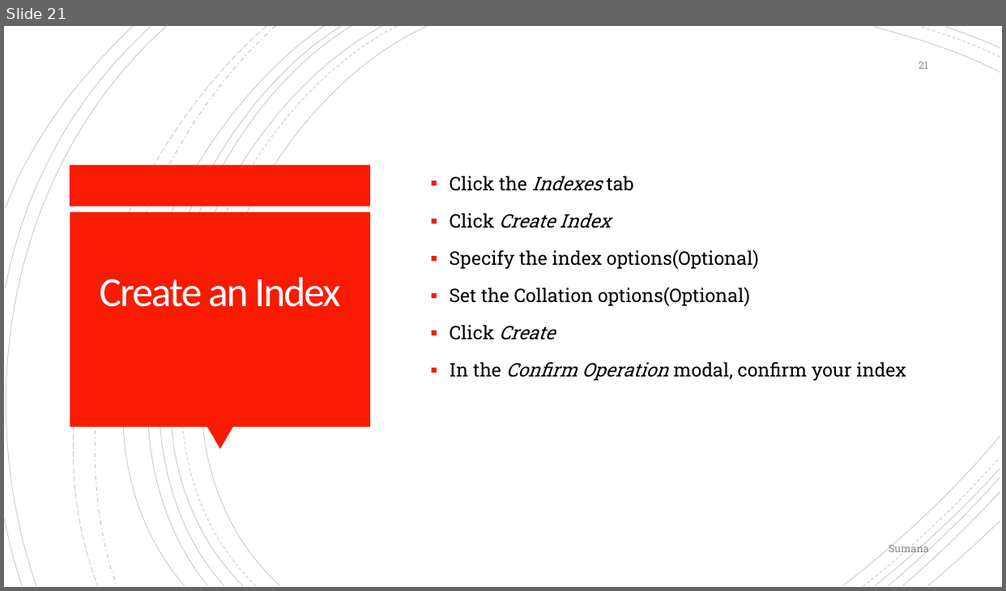
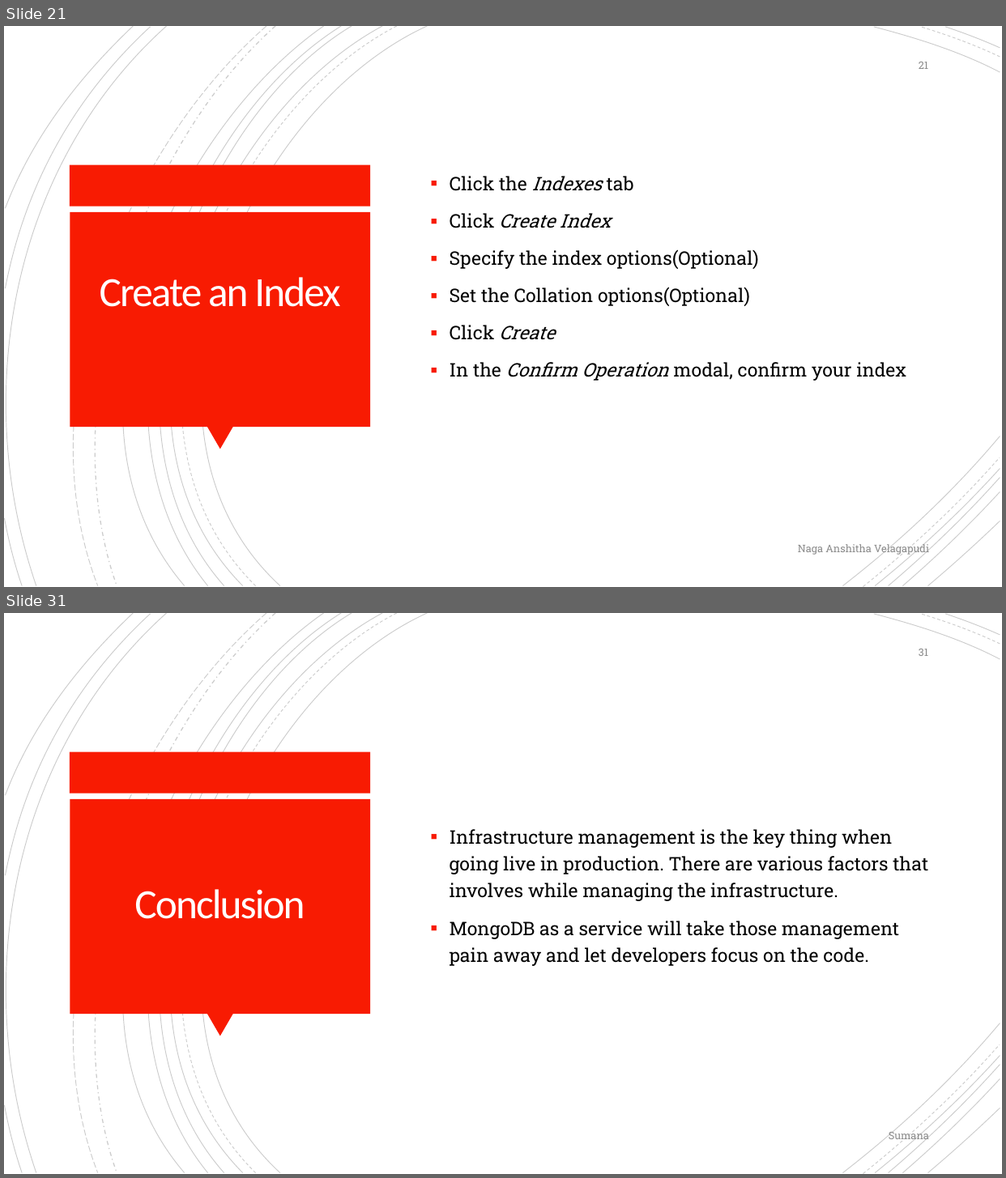
Before and after one commit to anshithavelagapudi/MongoDb-Project, a slide deck: MongoDB_with_Atlas.pptx. Shown one above the other, each under a label of ours: slide 21 before the commit, slides 21 and 31 after it; the slides between them are not shown. The pictures are 1006x591 and 1006x1178 pixels, drawn with LibreOffice and Linux fonts; fonts in the diff are those of the drawing. Boxes give left, top, right and bottom in pixels: in the first picture for what was removed or moved away, otherwise in the second. Text is boxed around its words. In the diff, an @@ line names an element or a change of style, - is before the commit and + after.

```diff
--- a/MongoDB_with_Atlas.pptx
+++ b/MongoDB_with_Atlas.pptx
@@ slide 31 added at (4,613,1002,1174), background #FFFFFF; not listed: 24 template elements that a slide beside it also shows @@
@@ page number added at (918,649,928,656), 10 pt, text #8C8C8C @@
+31
@@ text added at (450,829,928,966), 18 pt, text #000000 @@
+▪ Infrastructure management is the key thing when going live in production. There are various factors that involves while managing the infrastructure.
+▪ MongoDB as a service will take those management pain away and let developers focus on the code.
@@ title added at (134,889,305,919), 40 pt, text #FFFEFF @@
+Conclusion
@@ text added at (889,1130,929,1143), 10 pt, text #8C8C8C @@
+Sumana
@@ slide 21 changed as well @@
@@ text at (798,543,929,556): text changed @@
-Sumana
+Naga Anshitha Velagapudi
```
Also in this commit, not shown: 7 other slides changed, 10 other slides added.
